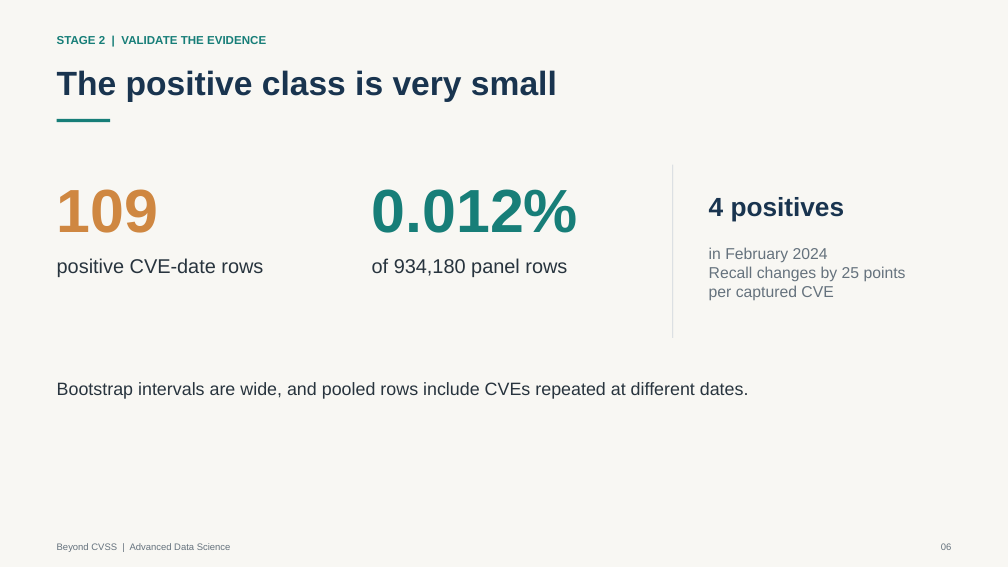
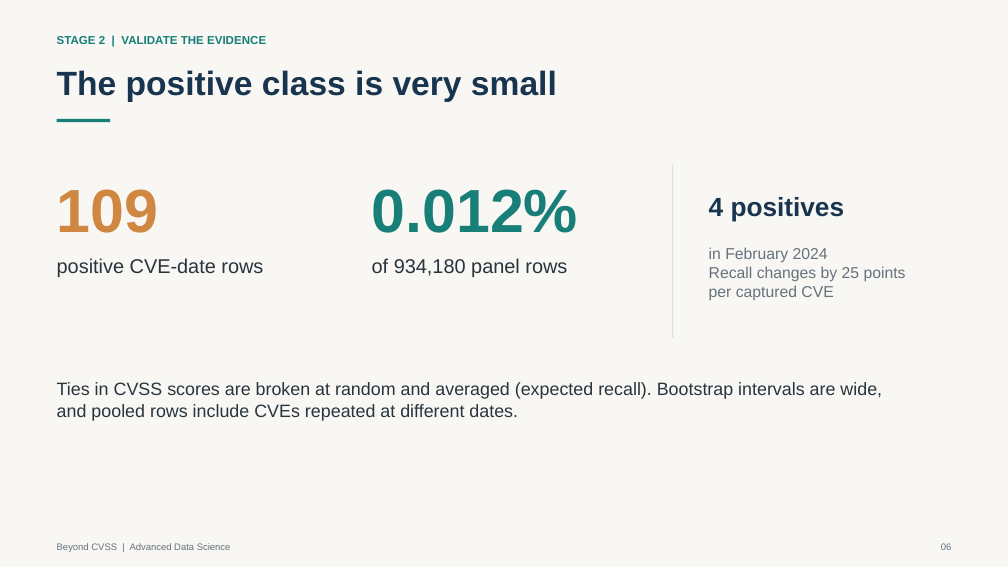
Before and after one commit to novaayanshh/beyond_cvss, a slide deck: slide 6 of docs/slides.pptx. Drawn at 1008x567 pixels with LibreOffice and Linux fonts; fonts in the diff are those of the drawing. Boxes give left, top, right and bottom in pixels: in the first picture for what was removed or moved away, otherwise in the second. Text is boxed around its words. In the diff, an @@ line names an element or a change of style, - is before the commit and + after.

```diff
--- a/docs/slides.pptx
+++ b/docs/slides.pptx
@@ text at (57,382,882,421): text changed @@
-Bootstrap intervals are wide, and pooled rows include CVEs repeated at different dates.
+Ties in CVSS scores are broken at random and averaged (expected recall). Bootstrap intervals are wide, and pooled rows include CVEs repeated at different dates.
```
Also in this commit, not shown: 3 other slides changed, 12 other files.
